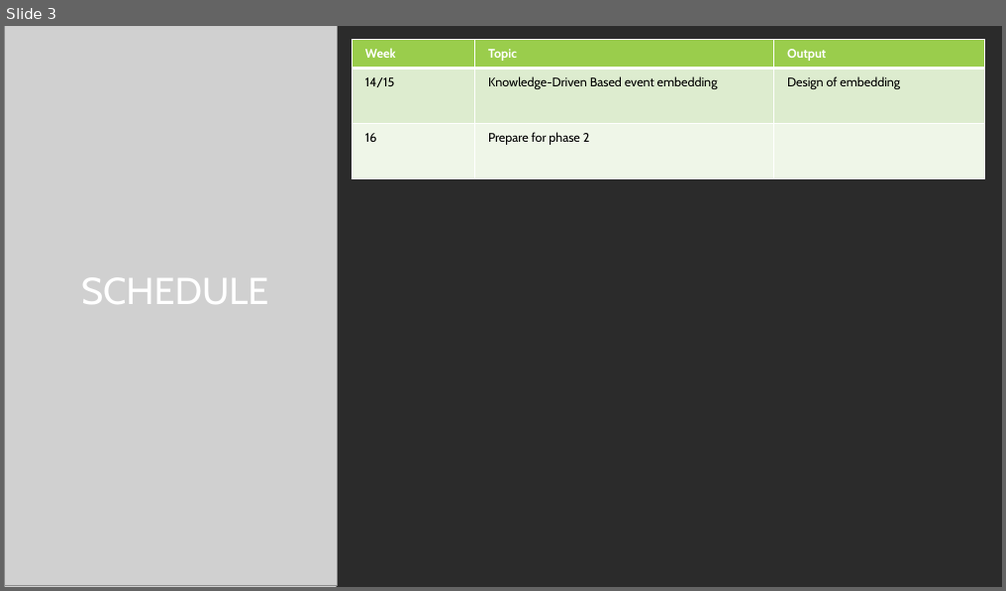
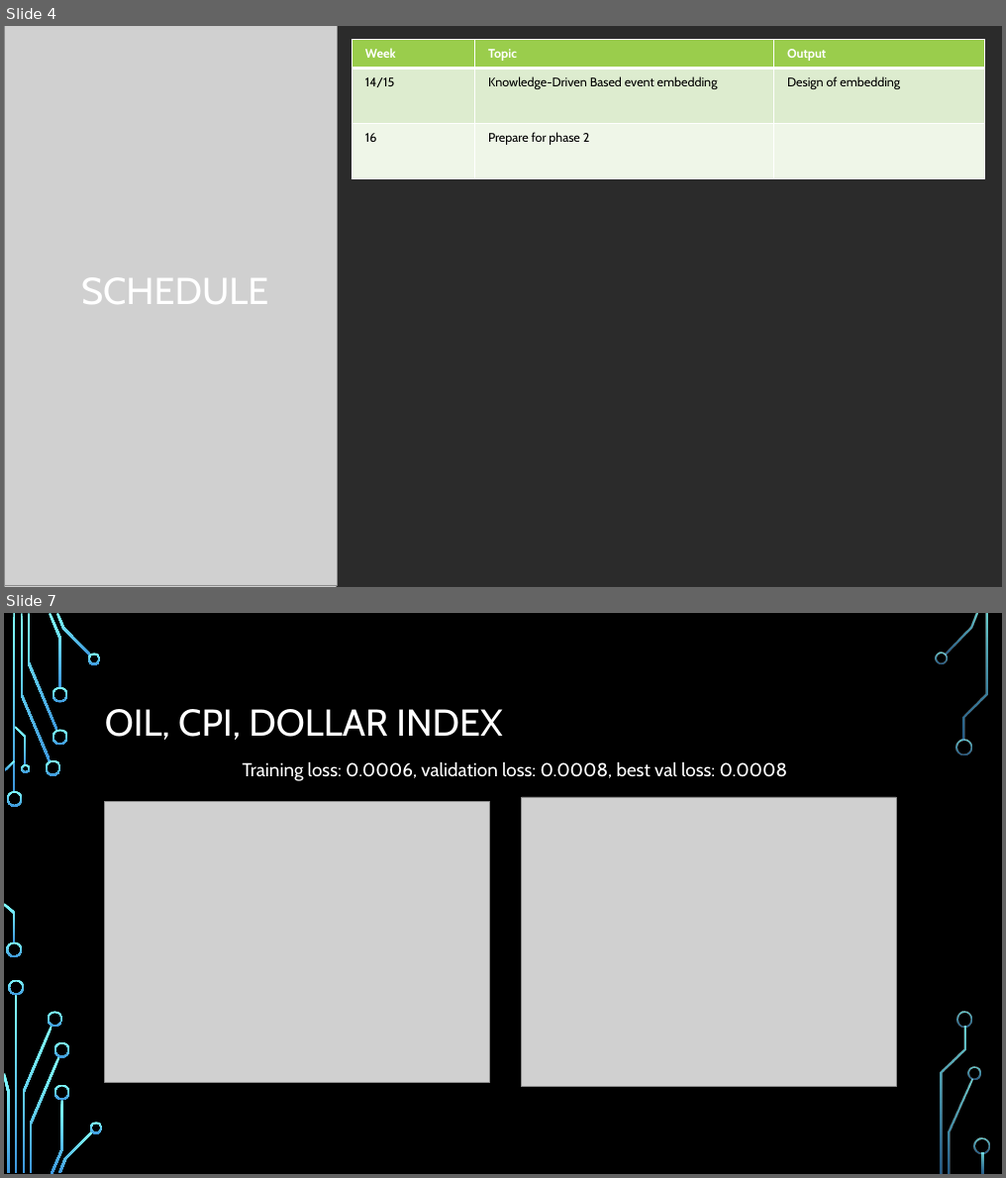
Before and after one commit to shawnmccarthy/temporal, a slide deck: mccarthy-shawn_slides.pptx. Shown one above the other, each under a label of ours: slide 3 before the commit, slides 4 and 7 after it; the slides between them are not shown. The pictures are 1006x591 and 1006x1178 pixels, drawn with LibreOffice and Linux fonts; fonts in the diff are those of the drawing; grey boxes stand for pictures; background and template pictures are left out; a plain dark background stands for a picture behind light text. Boxes give left, top, right and bottom in pixels: in the first picture for what was removed or moved away, otherwise in the second. Text is boxed around its words. In the diff, an @@ line names an element or a change of style, - is before the commit and + after.

```diff
--- a/mccarthy-shawn_slides.pptx
+++ b/mccarthy-shawn_slides.pptx
@@ slide 7 added at bbox=[4, 613, 1002, 1174], background picture (left out) @@
@@ title added at bbox=[105, 709, 502, 740], 36 pt, text #FFFFFF @@
+OIL, CPI, DOLLAR INDEX
@@ text added at bbox=[243, 761, 788, 781], 18 pt, text #FFFFFF @@
+Training loss: 0.0006, validation loss: 0.0008, best val loss: 0.0008
@@ picture added at bbox=[105, 801, 490, 1082] @@
@@ picture added at bbox=[522, 797, 896, 1087] @@
@@ group added at bbox=[4, 613, 990, 1174]: 33 freeform shapes, 3 rectangles @@
@@ what was slide 3 is now slide 4 @@
```
Also in this commit, not shown: 3 other slides added, 8 other files.
